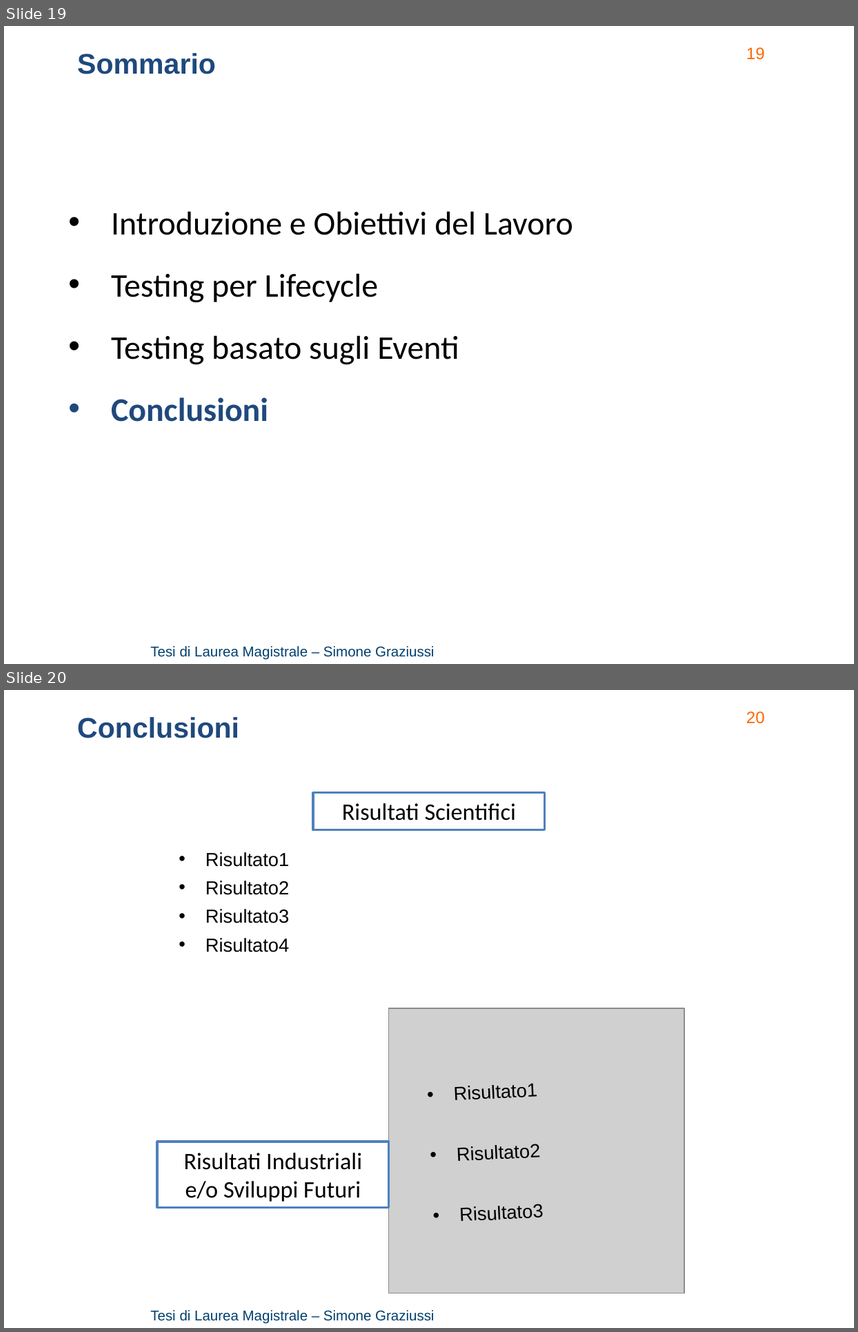
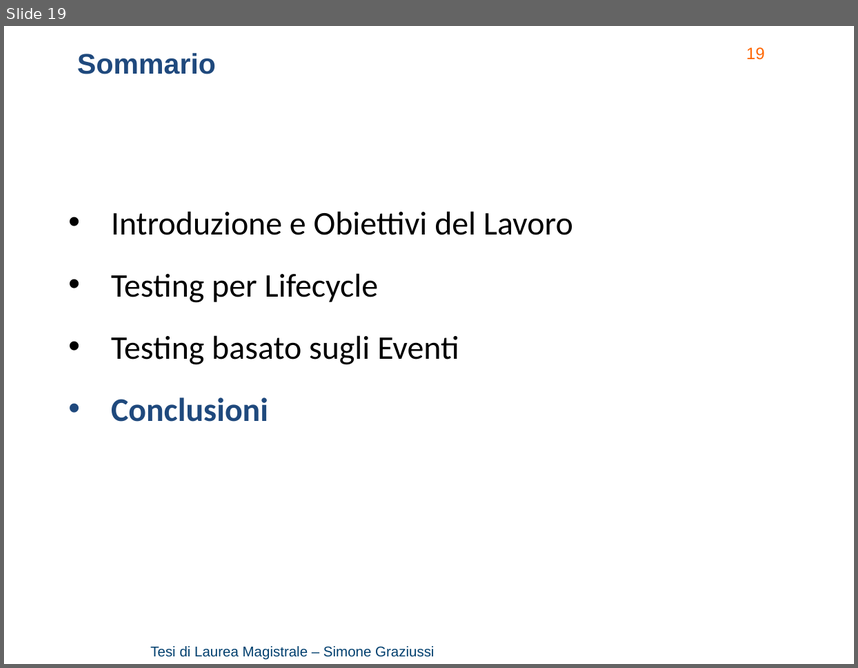
Before and after one commit to Simone3/Thesis, a slide deck: Presentation/Presentation.pptx. Shown one above the other, each under a label of ours: slides 19 and 20 before the commit, slide 19 after it. The pictures are 858x1332 and 858x668 pixels, drawn with LibreOffice and Linux fonts; fonts in the diff are those of the drawing; grey boxes stand for pictures; background and template pictures are left out. Boxes give left, top, right and bottom in pixels: in the first picture for what was removed or moved away, otherwise in the second. Text is boxed around its words. In the diff, an @@ line names an element or a change of style, - is before the commit and + after.

```diff
--- a/Presentation/Presentation.pptx
+++ b/Presentation/Presentation.pptx
@@ slide 20 removed at box(4, 690, 854, 1328), background picture (left out); not listed: 2 template elements that a slide beside it also shows @@
@@ text removed at box(77, 717, 239, 738) @@
-Conclusioni
@@ rectangle removed at box(313, 793, 545, 830) @@
-Risultati Scientifici
@@ text removed at box(205, 852, 289, 952) @@
-• Risultato1
-• Risultato2
-• Risultato3
-• Risultato4
@@ picture removed at box(389, 1008, 685, 1292) @@
@@ text removed at box(454, 1083, 544, 1221) @@
-• Risultato1
-• Risultato2
-• Risultato3
@@ rectangle removed at box(157, 1141, 388, 1207) @@
-Risultati Industriali
-e/o Sviluppi Futuri
```
Also in this commit, not shown: 1 slide changed, 2 slides added, 1 other slide removed, 1 other file.
